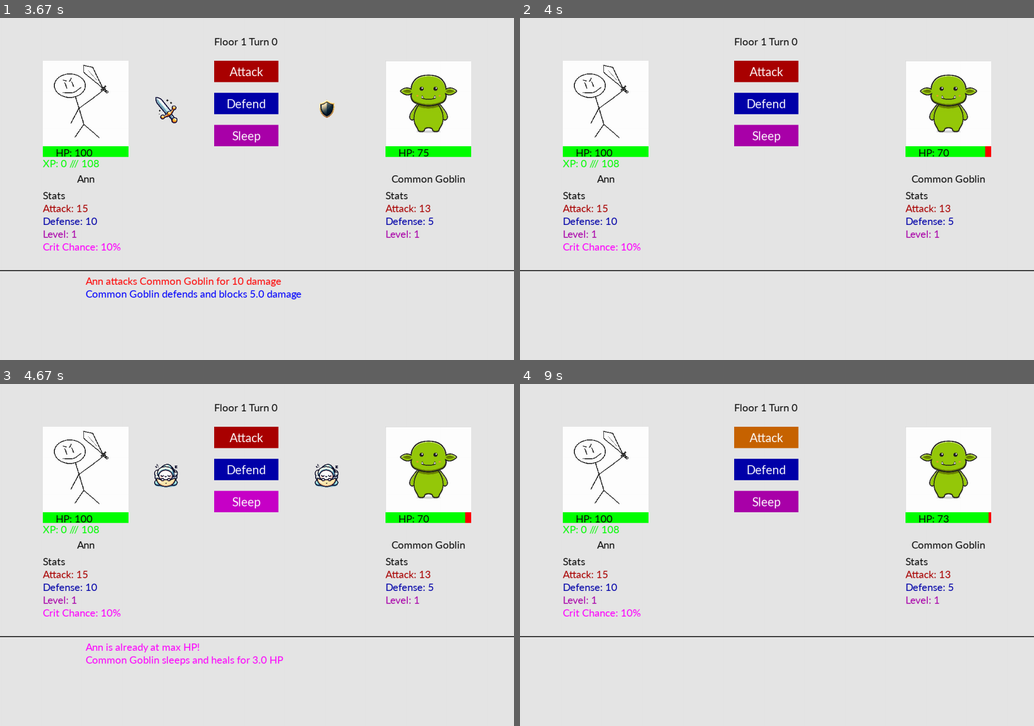
Above: before the commit, frames 1-4 (two rows, left to right).
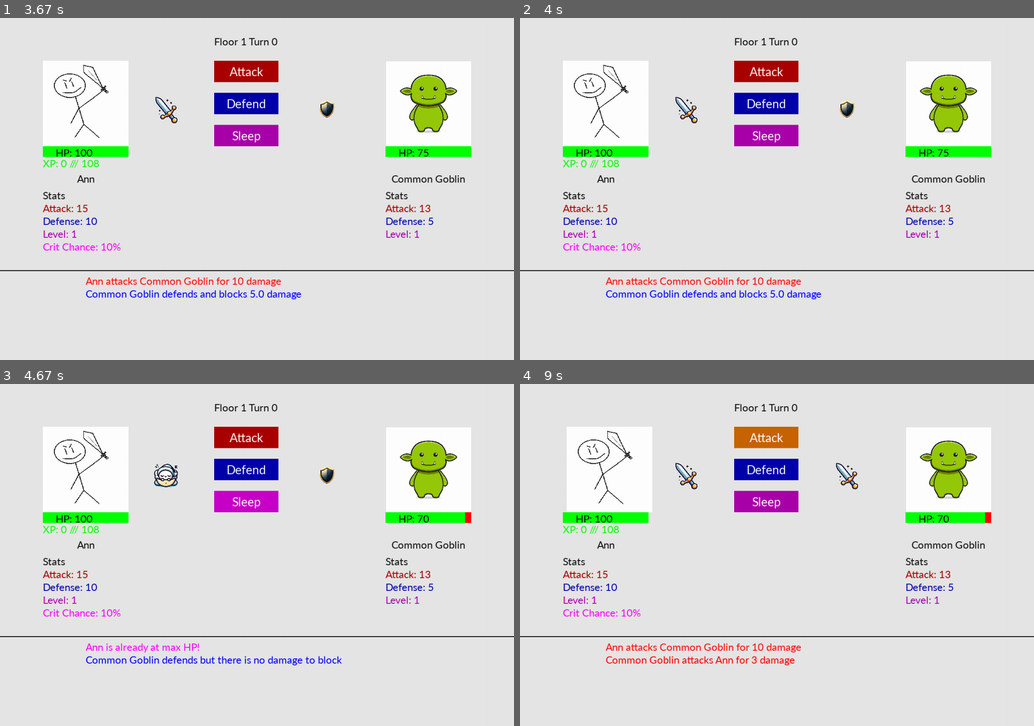
Above: after the commit, the same moments.

Repository: Krybto1/EBBS
Game: pygame game, started from pygame/pygame_ver.py
Two runs of this game, one before a commit and one after it. Both use one fixed random seed, a clock stepped at 60 frames per second and the inputs below.
Inputs (mouse positions are in pixels of both pictures, inside the frame that each line leads up to):
- Up to frame 1 (3.67 s): type "Ann (at the terminal prompt)" at 0 s; click (257, 189) at 0.38 s; click (262, 209) at 0.72 s; click (267, 72) at 2.28 s; move the mouse to (231, 277) at 2.7 s; click (231, 277) at 3.05 s
- Up to frame 2 (4 s): no input
- Up to frame 3 (4.67 s): click "Sleep" at 4.12 s
- Up to frame 4 (9 s): move the mouse to (962, 527) at 4.83 s; click (962, 527) at 5.05 s; move the mouse to (622, 438) at 6.08 s; click (622, 438) at 6.47 s; move the mouse to (633, 592) at 6.98 s; click (633, 592) at 7.4 s; click "Attack" at 8.4 s

Frame 1 is identical in both runs. In frame 2, 1.1% of the frame differs, in the area x 16-92%, y 23-83%; in frame 3, 0.9%; in frame 4, 1.7%, in the area x 8-92%, y 12-83%.

Commit message:
Added Shake effect

Diff:
--- a/pygame/pygame_ver.py
+++ b/pygame/pygame_ver.py
@@ -11,6 +11,40 @@
 CharName = input("Enter your character name: ")
 Knight1 = Knight(CharName, 100, 15, 10, 1, 0, 10)
 Boss1 = Boss(f"{misc2.rarity_tiers[0]} {'Goblin'}", 75, 13, 5, 1)
+
+
+import time
+import pygame
+import random
+
+import time
+import pygame
+import random
+
+
+import time
+import pygame
+import random
+
+def shake_image(screen, image, position, shake_intensity, shake_duration, bg_color):
+    end_time = time.time() + shake_duration
+    original_position = position
+    image_rect = image.get_rect(topleft=original_position)
+
+    while time.time() < end_time:
+        offset_x = random.randint(-shake_intensity, shake_intensity)
+        new_position = (original_position[0] + offset_x, original_position[1])
+
+        # Fill the old position with the background color
+        screen.fill(bg_color, image_rect)
+
+        # Draw the image at the new position
+        screen.blit(image, new_position)
+        pygame.display.flip()
+        time.sleep(0.05)
+
+        # Update the image_rect to the new position
+        image_rect.topleft = new_position
 
 def main():
     screen = pygame.display.set_mode((1200, 800))
@@ -102,6 +136,8 @@
                         screen.blit(font.render(
                             f"{Boss1.get_name()} attacks {Knight1.get_name()} for {Boss1.get_attack() - Knight1.get_defense()} damage",
                             1, (255, 0, 0)), (200, 630))
+                        shake_image(screen, img_player, (100, 100), shake_intensity=10, shake_duration=0.5,
+                                    bg_color=(230, 230, 230))
                     else:
                         Knight1.set_hp(Knight1.get_hp() - (Boss1.get_attack() - Knight1.get_defense()))
                         Boss1.set_hp(Boss1.get_hp() - (Knight1.get_attack() - Boss1.get_defense()))
@@ -111,6 +147,8 @@
                         screen.blit(font.render(
                             f"{Boss1.get_name()} attacks {Knight1.get_name()} for {Boss1.get_attack() - Knight1.get_defense()} damage",
                             1, (255, 0, 0)), (200, 630))
+                        shake_image(screen, img_player, (100, 100), shake_intensity=10, shake_duration=0.5,
+                                    bg_color=(230, 230, 230))
                 else:
                     screen.blit(img_sleep, (725, 175))
                     if player_crit:
@@ -146,7 +184,8 @@
                             Boss1.set_hp(Boss1.get_hp() + boss_heal)
                             screen.blit(font.render(f"{Boss1.get_name()} sleeps and heals for {boss_heal} HP", 1, (255, 0, 255)), (200, 630))
                             Boss1.set_hp(Boss1.get_hp() - (Knight1.get_attack() - Boss1.get_defense()))
-
+                shake_image(screen, img_enemy, (900, 100), shake_intensity=10, shake_duration=0.5,
+                            bg_color=(230, 230, 230))
             if Def_Button.is_clicked(event):
                 screen.blit(img_shield, (350, 175))
                 if boss_choice == "Defend":
@@ -172,7 +211,7 @@
                     screen.blit(font.render(f"{Knight1.get_name()} defends and blocks {(Boss1.get_attack() - Knight1.get_defense()) / 2} damage", 1, (0, 0, 255)), (200, 600))
                     screen.blit(font.render(f"{Boss1.get_name()} attacks {Knight1.get_name()} for {(Boss1.get_attack() - Knight1.get_defense())} damage", 1, (255, 0, 0)), (200, 630))
                     Knight1.set_hp(Knight1.get_hp() - ((Boss1.get_attack() - Knight1.get_defense()) / 2))
-
+                    shake_image(screen, img_player, (100, 100), shake_intensity=10, shake_duration=0.5, bg_color=(230, 230, 230))
             if Sleep_Button.is_clicked(event):
                 screen.blit(img_sleep, (350, 175))
                 if Knight1.get_hp() == Knight1.get_max_hp():
@@ -191,6 +230,7 @@
                     screen.blit(img_sword, (725, 175))
                     screen.blit(font.render(f"{Boss1.get_name()} attacks {Knight1.get_name()} for {Boss1.get_attack() - Knight1.get_defense()} damage", 1, (255, 0, 0)), (200, 630))
                     Knight1.set_hp(Knight1.get_hp() - (Boss1.get_attack() - Knight1.get_defense()))
+                    shake_image(screen, img_player, (100, 100), shake_intensity=10, shake_duration=0.5, bg_color=(230, 230, 230))
                 else:
                     screen.blit(img_sleep, (725, 175))
                     if Boss1.get_hp() == Boss1.get_max_hp():
